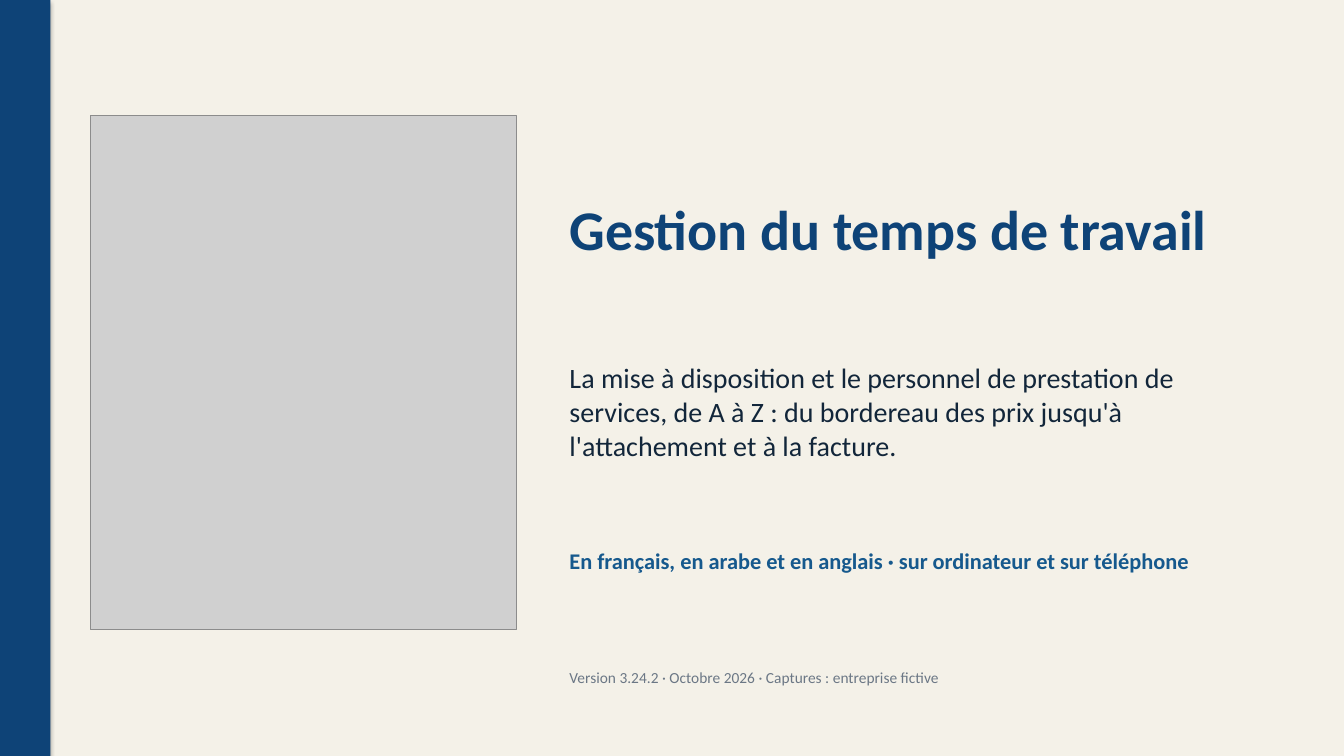
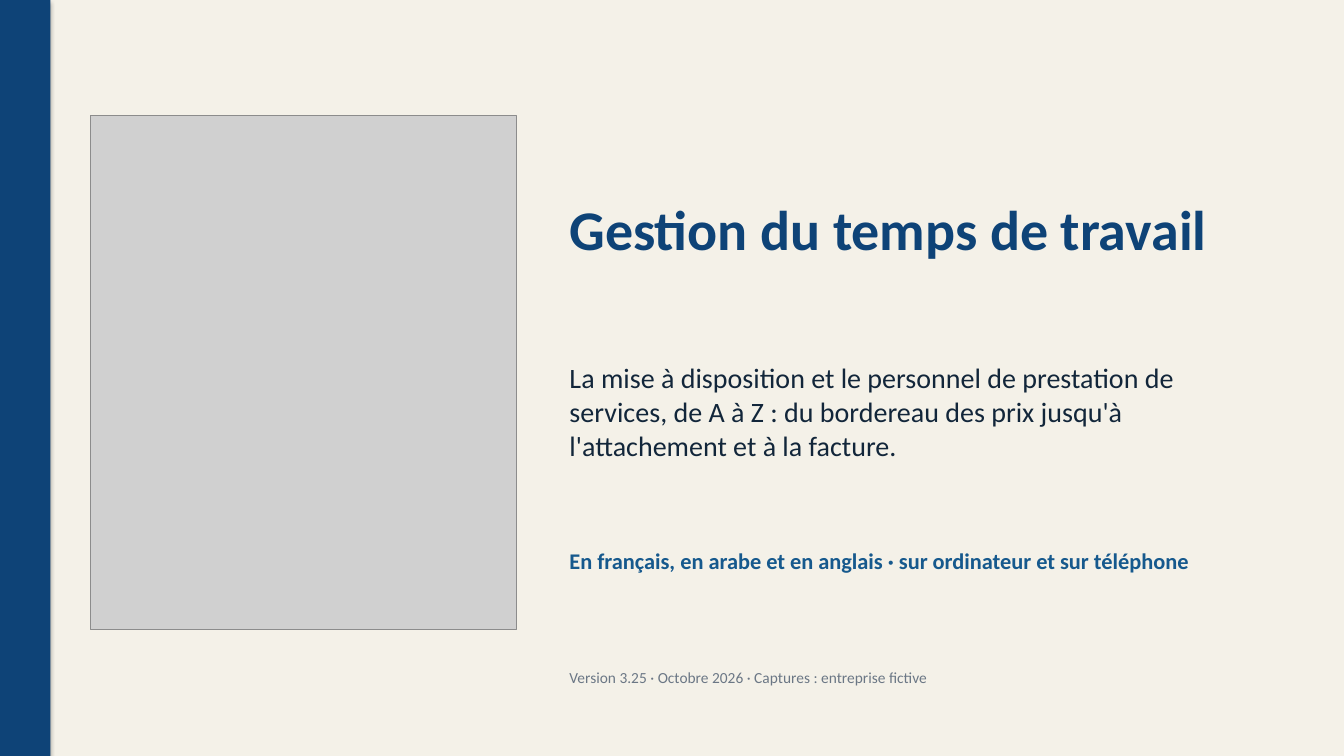
Before and after one commit to rayanem-dev/pointage-app, a slide deck: slide 1 of Kit-Sijil/Sijil-Presentation.pptx. Drawn at 1344x756 pixels with LibreOffice and Linux fonts; fonts in the diff are those of the drawing; grey boxes stand for pictures. Boxes give left, top, right and bottom in pixels: in the first picture for what was removed or moved away, otherwise in the second. Text is boxed around its words. In the diff, an @@ line names an element or a change of style, - is before the commit and + after.

```diff
--- a/Kit-Sijil/Sijil-Presentation.pptx
+++ b/Kit-Sijil/Sijil-Presentation.pptx
@@ text at (569,672,927,686): text changed @@
-Version 3.24.2 · Octobre 2026 · Captures : entreprise fictive
+Version 3.25 · Octobre 2026 · Captures : entreprise fictive
```
Also in this commit, not shown: 18 other files.
